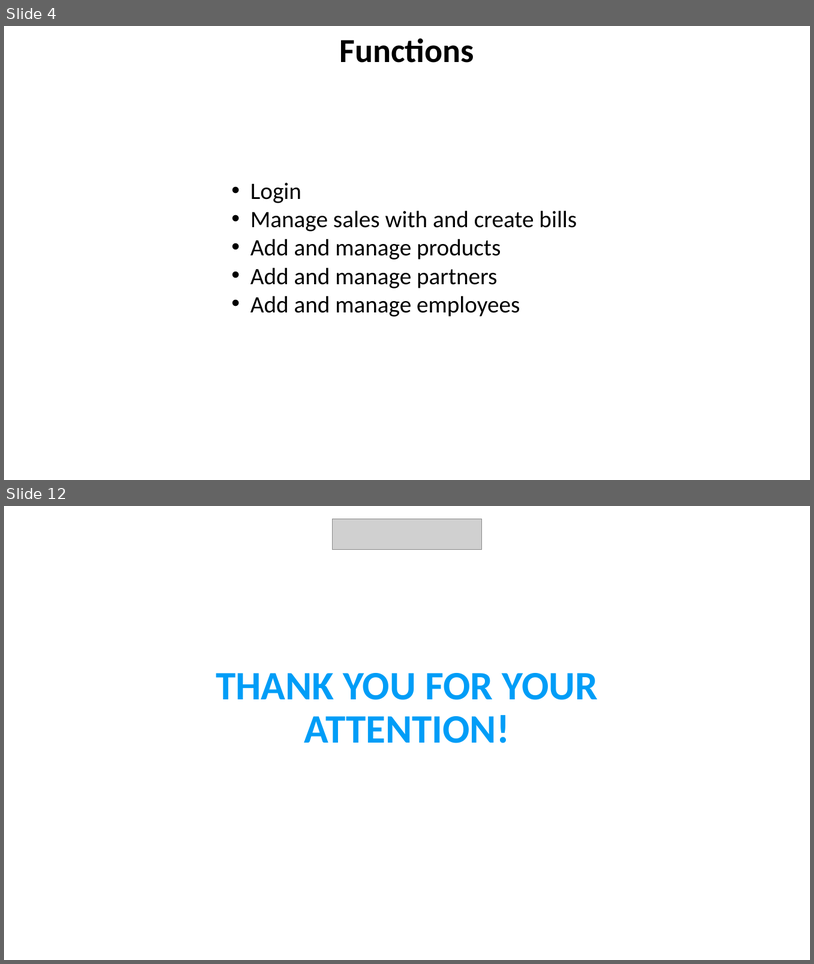
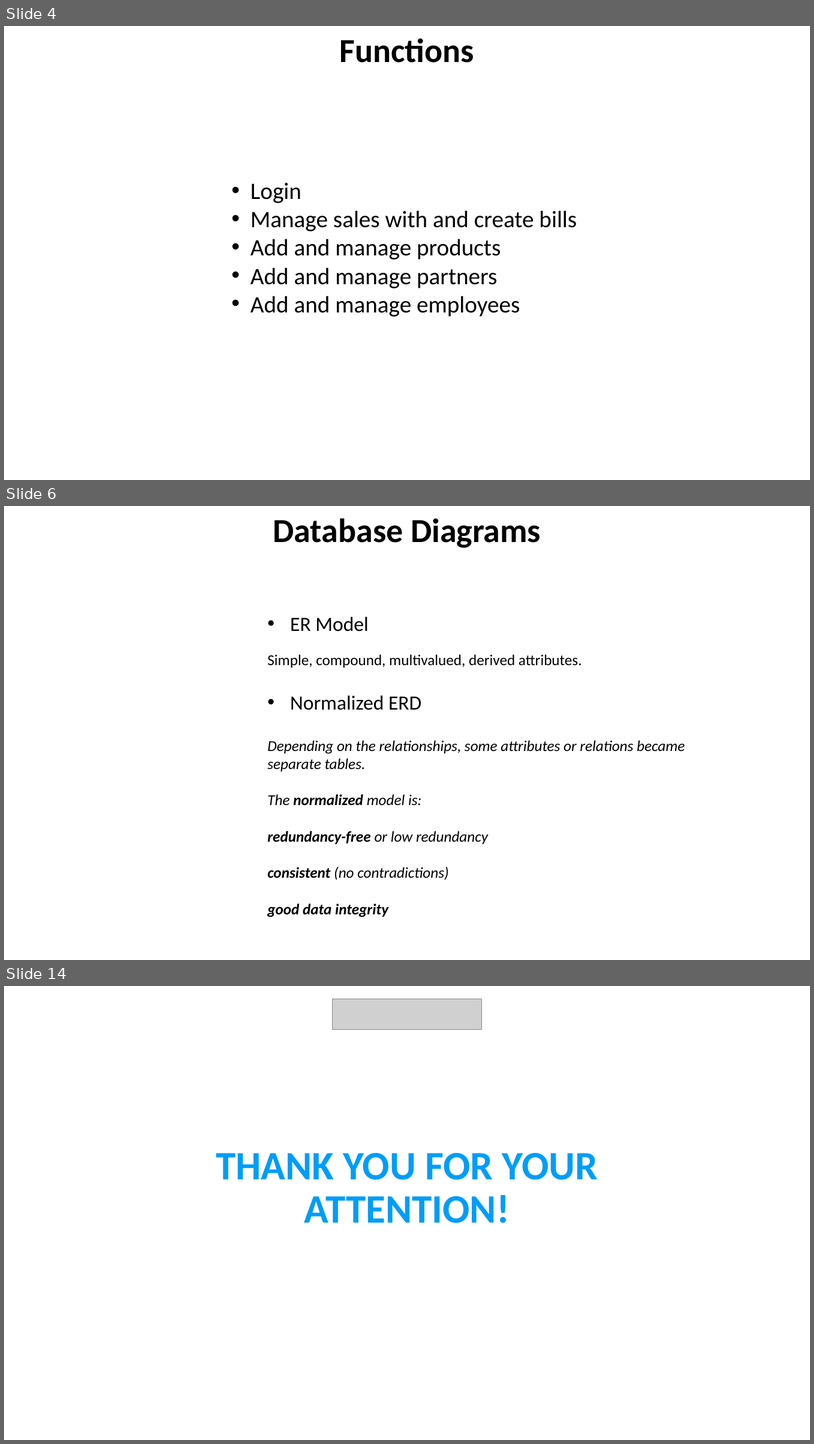
Before and after one commit to baczur-zsolt/serpa, a slide deck: Vizsgaremek.pptx. Shown one above the other, each under a label of ours: slides 4 and 12 before the commit, slides 4, 6 and 14 after it; the slides between them are not shown. The pictures are 814x964 and 814x1444 pixels, drawn with LibreOffice and Linux fonts; fonts in the diff are those of the drawing; grey boxes stand for pictures; background and template pictures are left out. Boxes give left, top, right and bottom in pixels: in the first picture for what was removed or moved away, otherwise in the second. Text is boxed around its words. In the diff, an @@ line names an element or a change of style, - is before the commit and + after.

```diff
--- a/Vizsgaremek.pptx
+++ b/Vizsgaremek.pptx
@@ slide 6 added at (4,506,810,960), background picture (left out) @@
@@ text added at (273,518,541,548), 40 pt, text #000000, bold @@
+Database Diagrams
@@ text added at (290,616,368,631), 24 pt, text #000000 @@
+• ER Model
@@ text added at (267,654,582,667), 18 pt, text #000000 @@
+Simple, compound, multivalued, derived attributes.
@@ text added at (290,695,422,710), 24 pt, text #000000 @@
+• Normalized ERD
@@ text added at (267,740,685,917), 18 pt, text #000000, italic @@
+Depending on the relationships, some attributes or relations became separate tables.
+The normalized model is:
+redundancy-free or low redundancy
+consistent (no contradictions)
+good data integrity
@@ text added at (606,741,611,742), 18 pt, text #FFFFFF @@
+t
@@ what was slide 12 is now slide 14 @@
```
Also in this commit, not shown: 7 slides changed, 2 other slides added, 1 slide removed.
